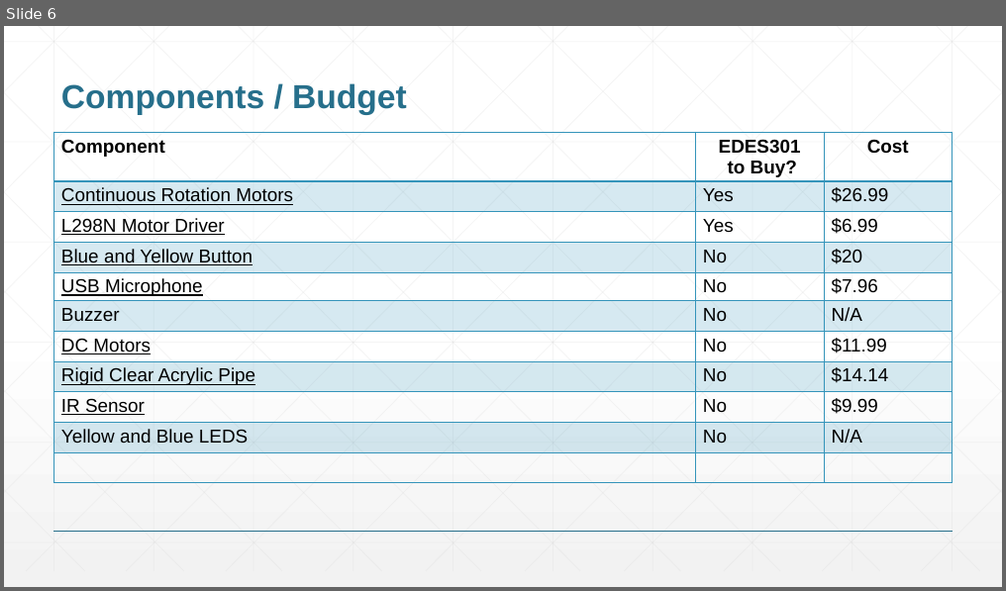
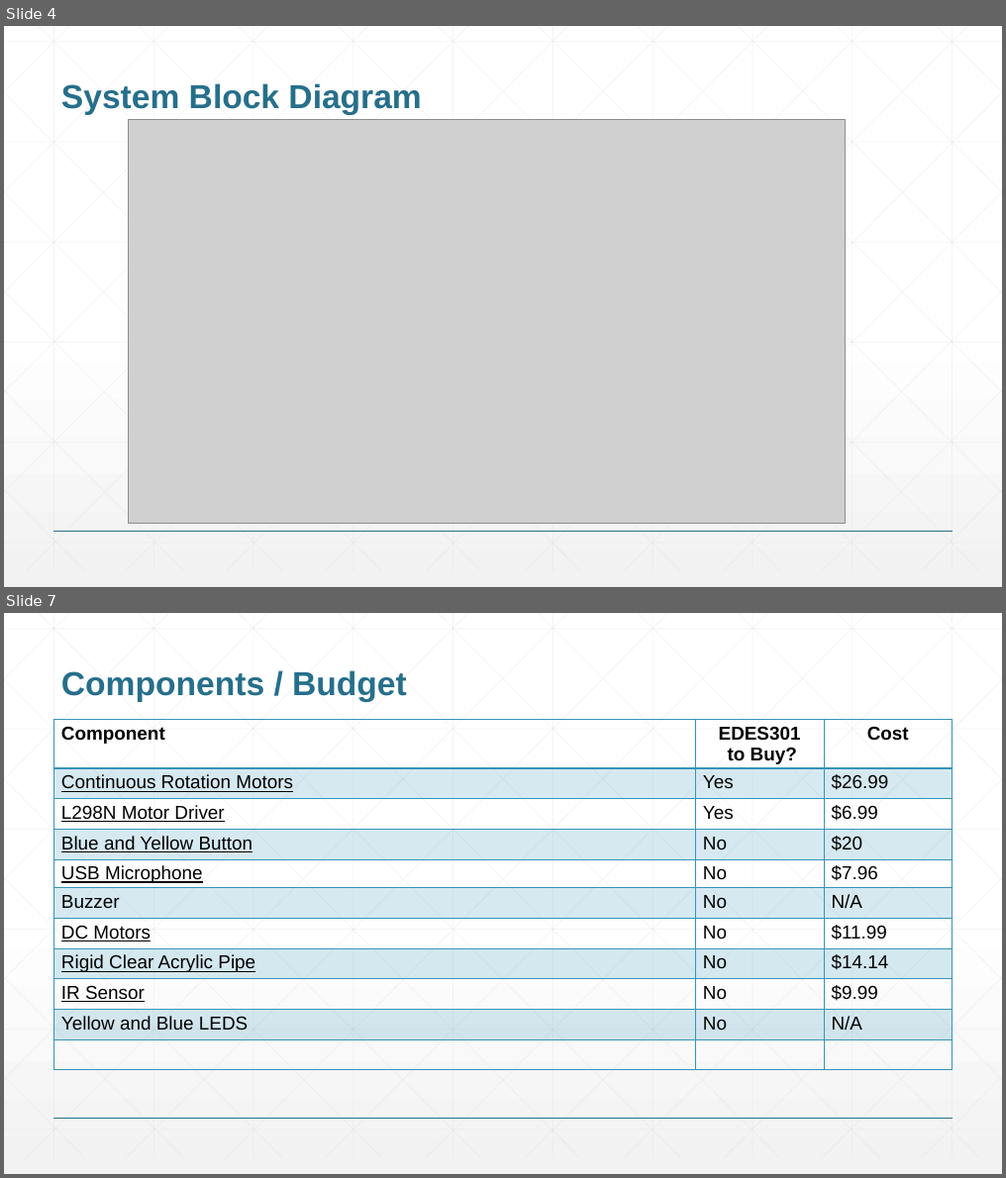
Before and after one commit to BrianoAden/Dog-Treat-Launcher, a slide deck: project_01/docs/Briano_EDES301_project_01_proposal.pptx. Shown one above the other, each under a label of ours: slide 6 before the commit, slides 4 and 7 after it; the slides between them are not shown. The pictures are 1006x591 and 1006x1178 pixels, drawn with LibreOffice and Linux fonts; fonts in the diff are those of the drawing; grey boxes stand for pictures. Boxes give left, top, right and bottom in pixels: in the first picture for what was removed or moved away, otherwise in the second. Text is boxed around its words. In the diff, an @@ line names an element or a change of style, - is before the commit and + after.

```diff
--- a/project_01/docs/Briano_EDES301_project_01_proposal.pptx
+++ b/project_01/docs/Briano_EDES301_project_01_proposal.pptx
@@ slide 4 added at [4,26,1002,587], background gradient #FFFFFF to #F2F2F2; not listed: 47 template elements that a slide beside it also shows @@
@@ title added at [61,83,421,115], 32 pt, text #266F8B, bold @@
+System Block Diagram
@@ picture added at [128,120,845,523] @@
@@ what was slide 6 is now slide 7 @@
```
Also in this commit, not shown: 3 slides changed, 2 other slides added, 2 slides removed, 4 other files.
